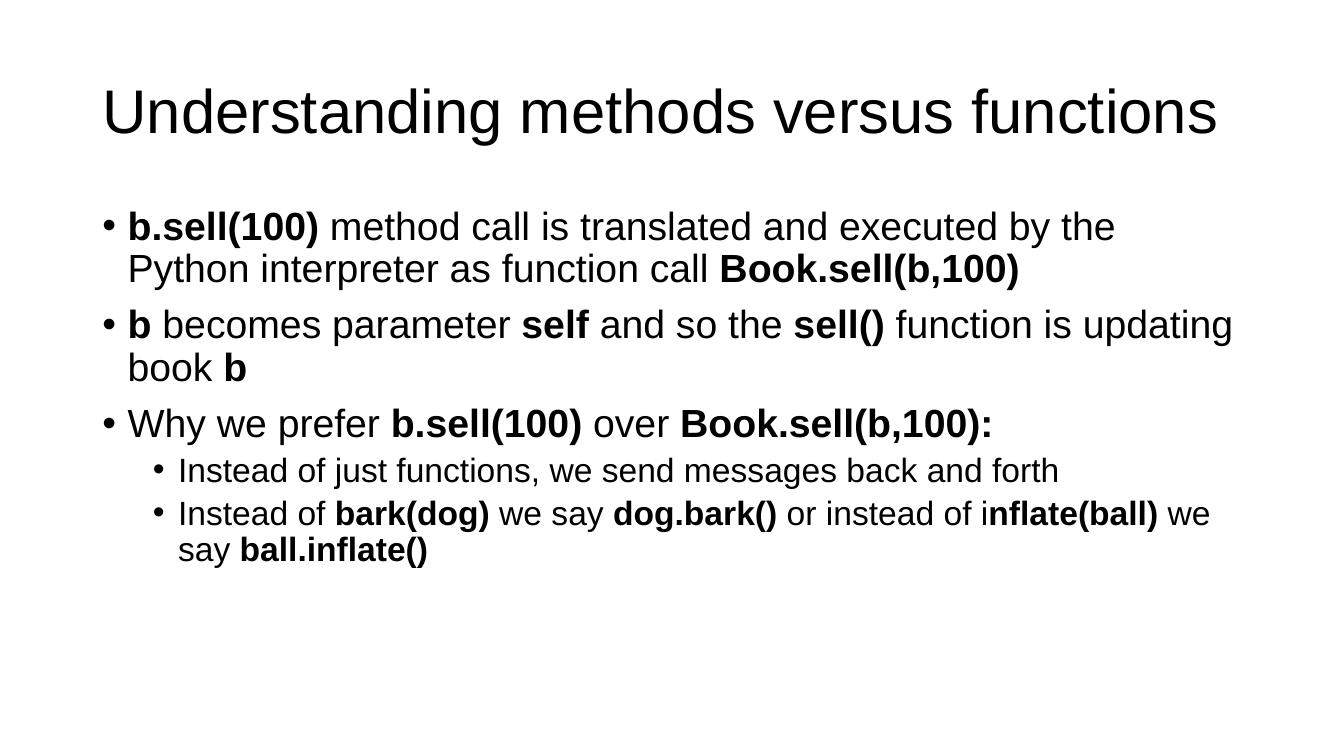
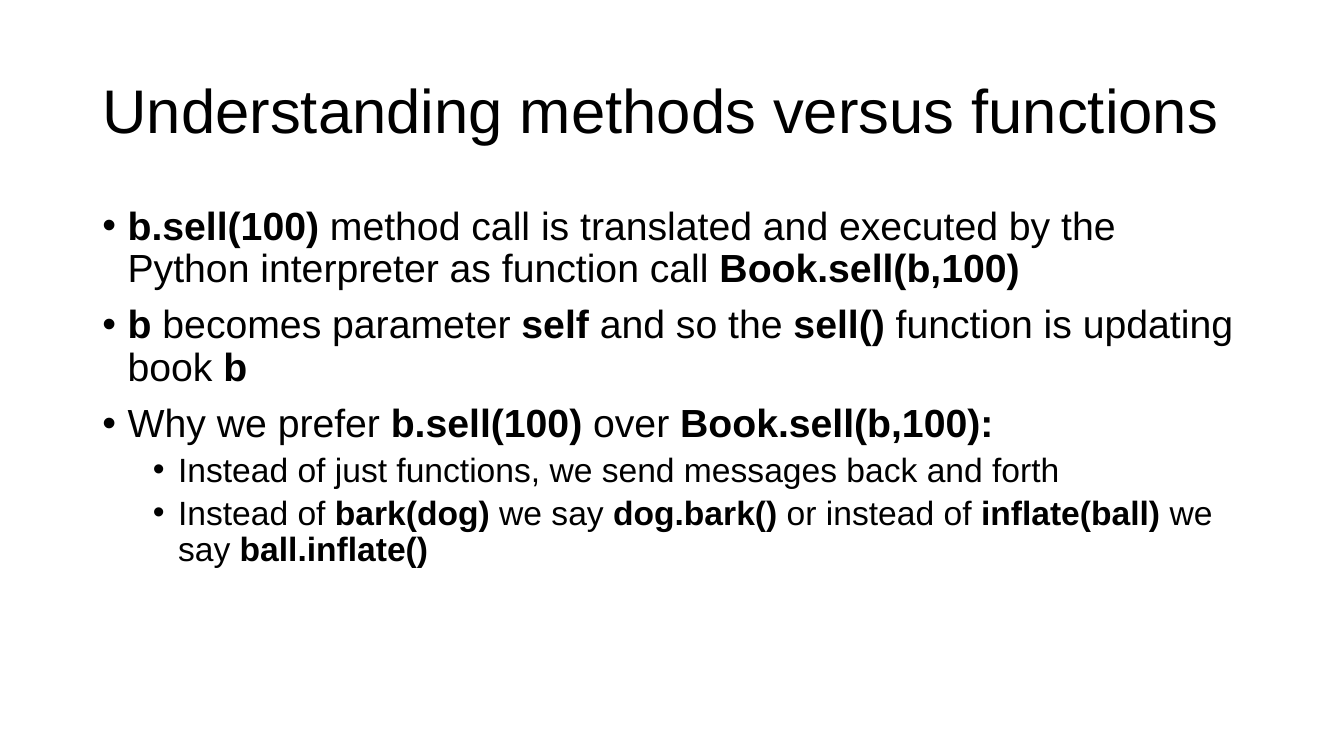
Before and after one commit to parrt/msds501, a slide deck: slide 15 of slides/OO.pptx. Drawn at 1344x756 pixels with LibreOffice and Linux fonts; fonts in the diff are those of the drawing; background and template pictures are left out. Boxes give left, top, right and bottom in pixels: in the first picture for what was removed or moved away, otherwise in the second. Text is boxed around its words. In the diff, an @@ line names an element or a change of style, - is before the commit and + after.

```diff
--- a/slides/OO.pptx
+++ b/slides/OO.pptx
@@ text at box(178, 500, 1213, 568): bold on in "inflate(ball)" @@
```
Also in this commit, not shown: 11 other slides changed, 5 other files.
